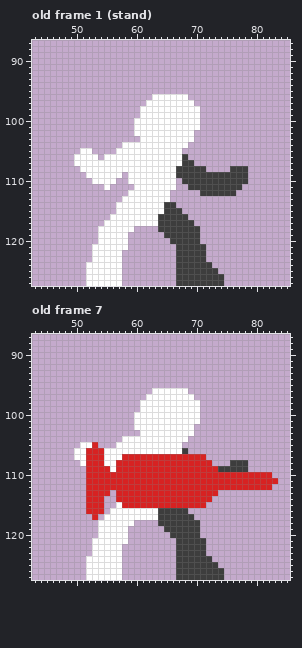
Edited in one commit: pixel-art file (src/Unity/Fighters/Assets/Art/Sprites/Animations/mrshive.aseprite). Above: the version before the commit.
128x128 pixels, 10 frames. Shown: old frame 1 (stand): x 43..85, y 87..127; old frame 7: x 43..85, y 87..127. The commit also changed other frames, which this record leaves out.
After the commit:
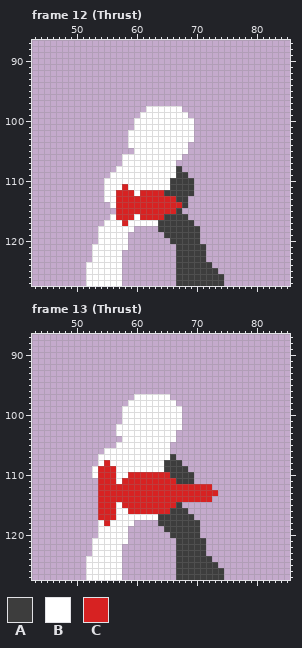
Palette (. is transparent): A #3d3d3d  B #ffffff  C #d72222
A new or re-ordered frame is compared with the old frame closest to it.
Diff:
frames 10 -> 55
--- frame 12 (Thrust) is new; against old frame 1 (stand), layers "Layer 2", "Layer 1"
@@ x 43..85 @@
  95 ...........................................
- 96 ....................BBBBBB.................
- 97 ...................BBBBBBBB................
- 98 ..................BBBBBBBBBB...............
- 99 ..................BBBBBBBBBB...............
-100 .................BBBBBBBBBBB...............
-101 .................BBBBBBBBBBB...............
-102 .................BBBBBBBBBB................
-103 ..................BBBBBBBBB................
-104 ...............BBBBBBBBBBB.................
-105 ........BB....BBBBBBBBBBB..................
-106 .......BBBB.BBBBBBBBBBBBBA.................
-107 .......BBBBBBBBBBBBBBBBBBAA................
-108 ........BBBBBBBBBBBBBBBBAAAAA....AAA.......
-109 .........BBBBBB.BBBBBBBBAAAAAAAAAAAA.......
-110 ..........BBBB..BBBBBBBB.AAAAAAAAAAA.......
-111 ............B....BBBBBBB..AAAAAAAAA........
-112 ................BBBBBBB.....AAAAAA.........
-113 ...............BBBBBBBB....................
-114 ..............BBBBBBBBAA...................
-115 ..............BBBBBBBBAAA..................
-116 .............BBBBBBBBAAAAA.................
-117 ............BBBBBBBBBAAAAAA................
+ 96 ...........................................
+ 97 ...........................................
+ 98 ...................BBBBBB..................
+ 99 ..................BBBBBBBB.................
+100 .................BBBBBBBBBB................
+101 .................BBBBBBBBBB................
+102 ................BBBBBBBBBBB................
+103 ................BBBBBBBBBBB................
+104 ................BBBBBBBBBB.................
+105 .................BBBBBBBBB.................
+106 ...............BBBBBBBBBB..................
+107 ...............BBBBBBBBB...................
+108 ..............BBBBBBBBBBA..................
+109 .............BBBBBBBBBBBAA.................
+110 ............BBBBBBBBBBBAAAA................
+111 ............BBBCBBBBBBBAAAA................
+112 ............BBCCCBCCCCAAAAA................
+113 ............BBCCCCCCCCCCAA.................
+114 .............BCCCCCCCCCCCA.................
+115 ..............CCCCCCCCCCA..................
+116 .............BCCCBCCCCAAAA.................
+117 ............BBBCBBBBBAAAAAA................
 118 ...........BBBBBB....AAAAAAA...............
--- frame 13 (Thrust) is new; against old frame 7, layers "Layer 2", "Layer 1"
@@ x 43..85 @@
  95 ...........................................
- 96 ....................BBBBBB.................
- 97 ...................BBBBBBBB................
- 98 ..................BBBBBBBBBB...............
- 99 ..................BBBBBBBBBB...............
-100 .................BBBBBBBBBBB...............
-101 .................BBBBBBBBBBB...............
-102 .................BBBBBBBBBB................
-103 ..................BBBBBBBBB................
-104 ...............BBBBBBBBBBB.................
-105 ........BBC...BBBBBBBBBBB..................
-106 .......BBCCCBBBBBBBBBBBBBA.................
-107 .......BBCCCBBBCCCCCCCCCCCCCC..............
-108 ........BCCCBBCCCCCCCCCCCCCCCC...AAA.......
-109 .........CCCCBCCCCCCCCCCCCCCCCCAAAAA.......
-110 .........CCCCCCCCCCCCCCCCCCCCCCCCCCCCCCC...
-111 .........CCCCCCCCCCCCCCCCCCCCCCCCCCCCCCCC..
-112 .........CCCCCCCCCCCCCCCCCCCCCCCCCCCCCCC...
-113 .........CCCC.CCCCCCCCCCCCCCCCC............
-114 .........CCC..CCCCCCCCCCCCCCCC.............
-115 .........CCC..BCCCCCCCCCCCCCC..............
-116 .........CCC.BBBBBBBBAAAAA.................
-117 ..........C.BBBBBBBBBAAAAAA................
-118 ...........BBBBBB....AAAAAAA...............
+ 96 ...........................................
+ 97 .................BBBBBB....................
+ 98 ................BBBBBBBB...................
+ 99 ...............BBBBBBBBBB..................
+100 ...............BBBBBBBBBB..................
+101 ...............BBBBBBBBBB..................
+102 ..............BBBBBBBBBBB..................
+103 ..............BBBBBBBBBB...................
+104 ...............BBBBBBBBB...................
+105 ..............BBBBBBBBB....................
+106 ............BBBBBBBBBBB....................
+107 ...........BBBBBBBBBBBBA...................
+108 ...........BCBBBBBBBBBAAA..................
+109 ..........BCCCBBBBBBBBAAAA.................
+110 ..........BCCCBBCCCCCCCAAAA................
+111 ...........CCCBCCCCCCCCCAAA................
+112 ...........CCCCCCCCCCCCCCCCCCC.............
+113 ...........CCCCCCCCCCCCCCCCCCCC............
+114 ...........CCCCCCCCCCCCCCCCCCC.............
+115 ...........CCCBCCCCCCCCCA..................
+116 ...........CCCBBCCCCCCCAAA.................
+117 ...........CCCBBBBBBBAAAAAA................
+118 ...........BCBBBB....AAAAAAA...............
 119 ...........BBBBB......AAAAAA...............
